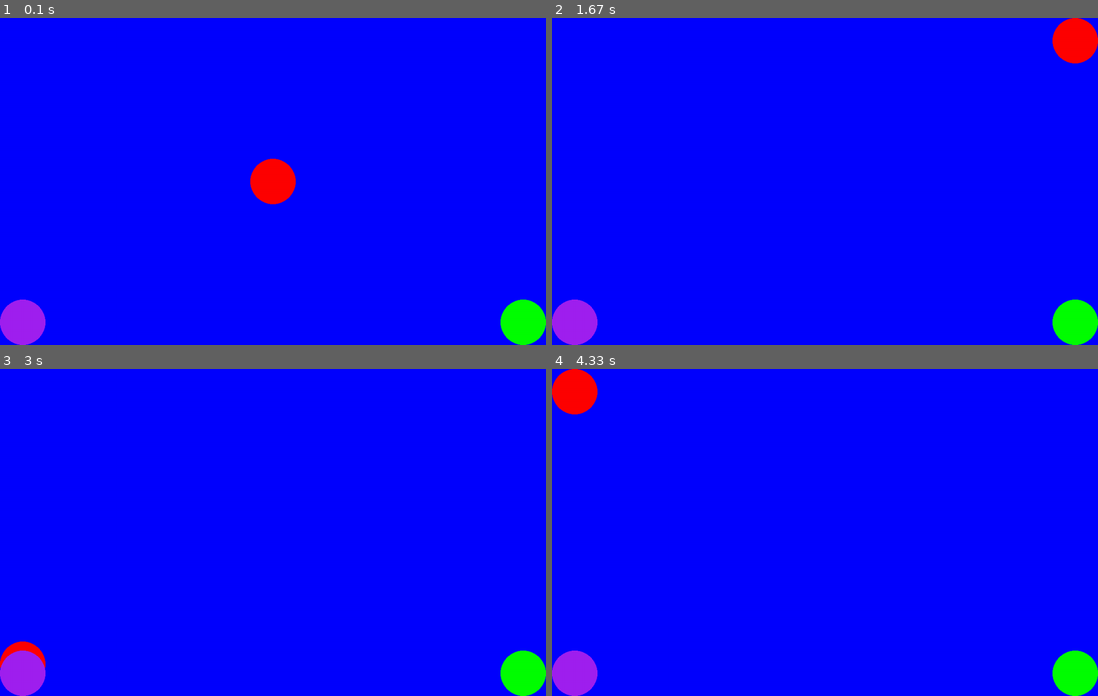
Above: before the commit, frames 1-4 (two rows, left to right).
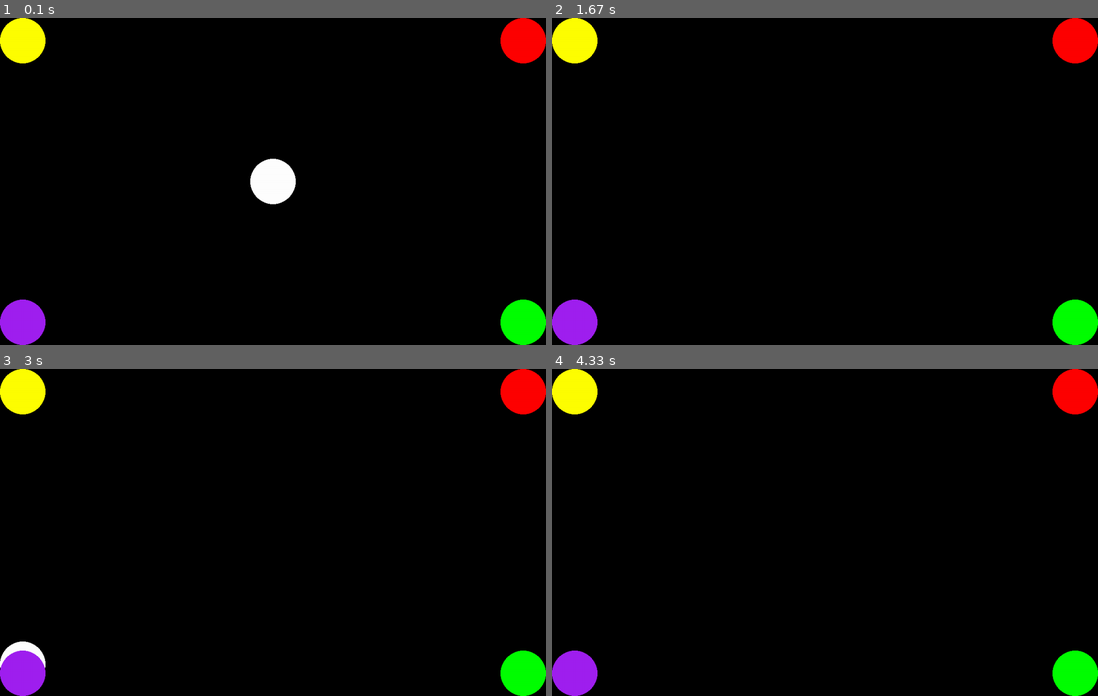
Above: after the commit, the same moments.

Repository: mHaines9219/pygame01
Game: pygame game, started from main.py
Two runs of this game, one before a commit and one after it. Both use one fixed random seed, a clock stepped at 60 frames per second and the inputs below.
Inputs:
- Up to frame 1 (0.1 s): no input
- Up to frame 2 (1.67 s): hold D 0.33-0.8 s; hold W 0.83-1.13 s
- Up to frame 3 (3 s): hold A 1.67-2.2 s; hold S 2.23-2.53 s; hold A 2.57-2.97 s
- Up to frame 4 (4.33 s): hold W 3-3.37 s

The runs differ from the first frame. In frame 1, 98% of the frame differs, in the area x 0-100%, y 0-100%; in frame 2, 97%; in frame 3, 98%; in frame 4, 98%.

Commit message:
all corner circles

Diff:
--- a/main.py
+++ b/main.py
@@ -42,7 +42,7 @@
         if event.type == pygame.QUIT:
             running = False
 
-    screen.fill("blue")
+    screen.fill("black")
 
     # Update player position based on key presses
     keys = pygame.key.get_pressed()
@@ -62,18 +62,27 @@
 
     # Draw the red player circle
     pygame.draw.circle(
-        screen, "red", (int(player_pos.x), int(player_pos.y)), player_radius
+        screen, "white", (int(player_pos.x), int(player_pos.y)), player_radius
     )
 
     # Draw the green circle in the bottom-right corner
     green_circle_x = screen.get_width() - player_radius  # X position
     green_circle_y = screen.get_height() - player_radius  # Y position
     pygame.draw.circle(screen, "green", (green_circle_x, green_circle_y), player_radius)
+
     purple_circle_x = 0 + player_radius  # X position
     purple_circle_y = screen.get_height() - player_radius  # Y position
     pygame.draw.circle(
         screen, "purple", (purple_circle_x, purple_circle_y), player_radius
     )
+    yellow_circle_x = 0 + player_radius  # X position
+    yellow_circle_y = 0 + player_radius  # Y position
+    pygame.draw.circle(
+        screen, "yellow", (yellow_circle_x, yellow_circle_y), player_radius
+    )
+    red_circle_x = screen.get_width() - player_radius  # X position
+    red_circle_y = 0 + player_radius  # Y position
+    pygame.draw.circle(screen, "red", (red_circle_x, red_circle_y), player_radius)
 
     pygame.display.flip()
 
